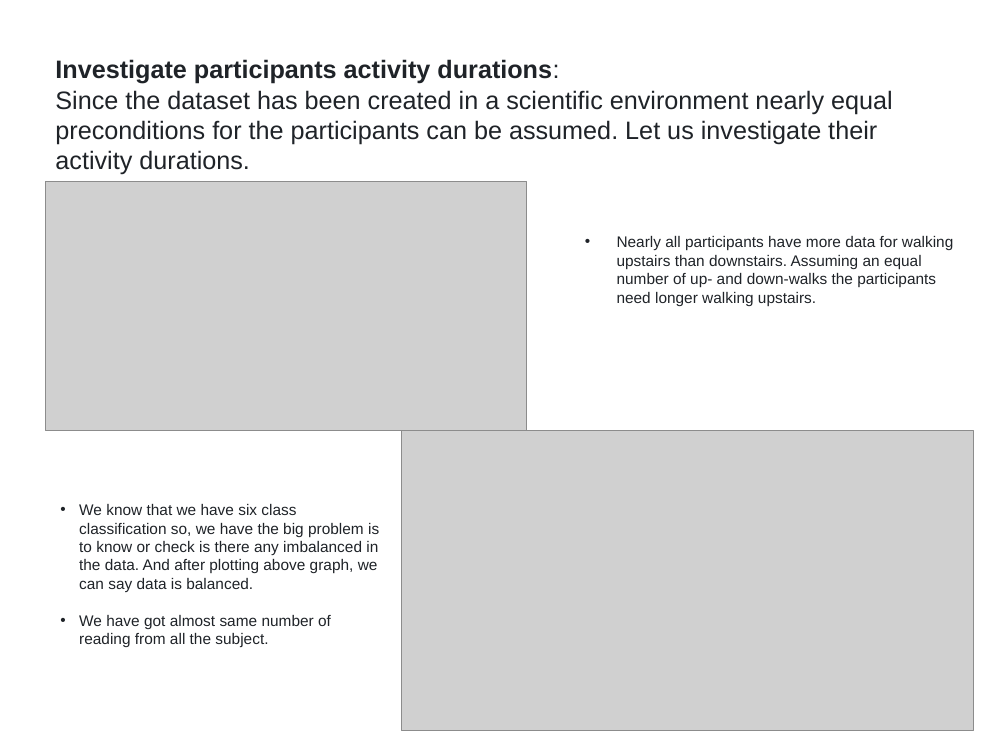
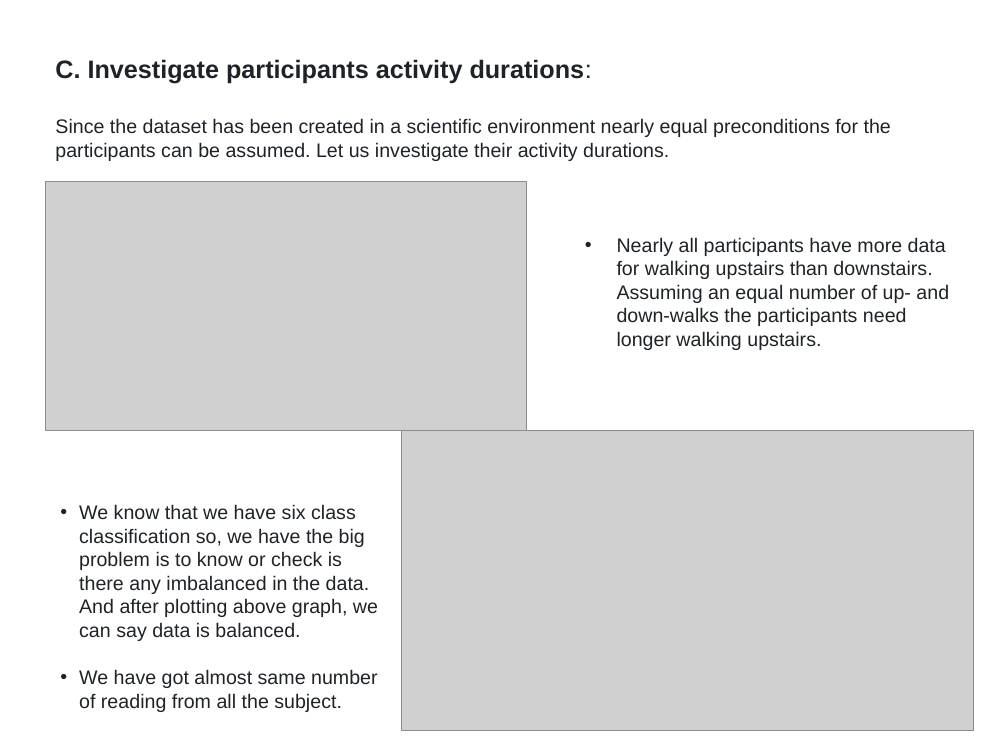
Before and after one commit to 2023aiml073/-Human-Activity-Recognition-for-Health-Monitoring-Using-Wearable-Devices, a slide deck: slide 16 of Document/Cohort11_Group6_CapstoneProject_Presentation.pptx. Drawn at 1008x756 pixels with LibreOffice and Linux fonts; fonts in the diff are those of the drawing; grey boxes stand for pictures. Boxes give left, top, right and bottom in pixels: in the first picture for what was removed or moved away, otherwise in the second. Text is boxed around its words. In the diff, an @@ line names an element or a change of style, - is before the commit and + after.

```diff
--- a/Document/Cohort11_Group6_CapstoneProject_Presentation.pptx
+++ b/Document/Cohort11_Group6_CapstoneProject_Presentation.pptx
@@ text at <box>55,59,592,84</box>: text changed @@
-Investigate participants activity durations:
+C. Investigate participants activity durations:
@@ text at <box>55,118,891,161</box>: size 18 to 14 pt in "Since the dataset has been created in ..." @@
@@ text "Nearly all participants have more ..." at <box>617,237,949,350</box>: size 11 to 14 pt @@
@@ text "We know that we have ..." at <box>79,504,378,712</box>: size 11 to 14 pt @@
```
Also in this commit, not shown: 2 other slides changed, 5 slides added, 1 slide removed, 1 other file.
